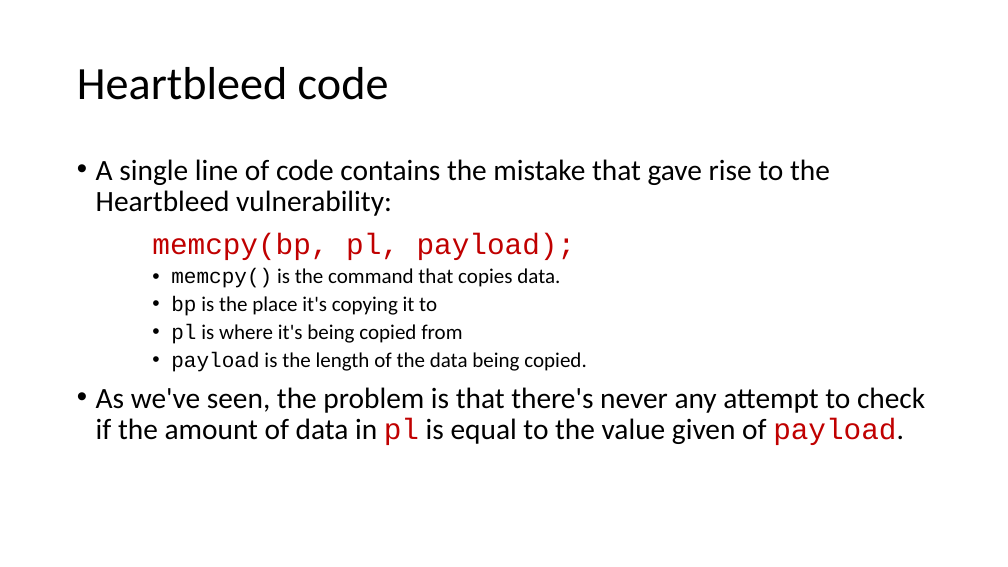
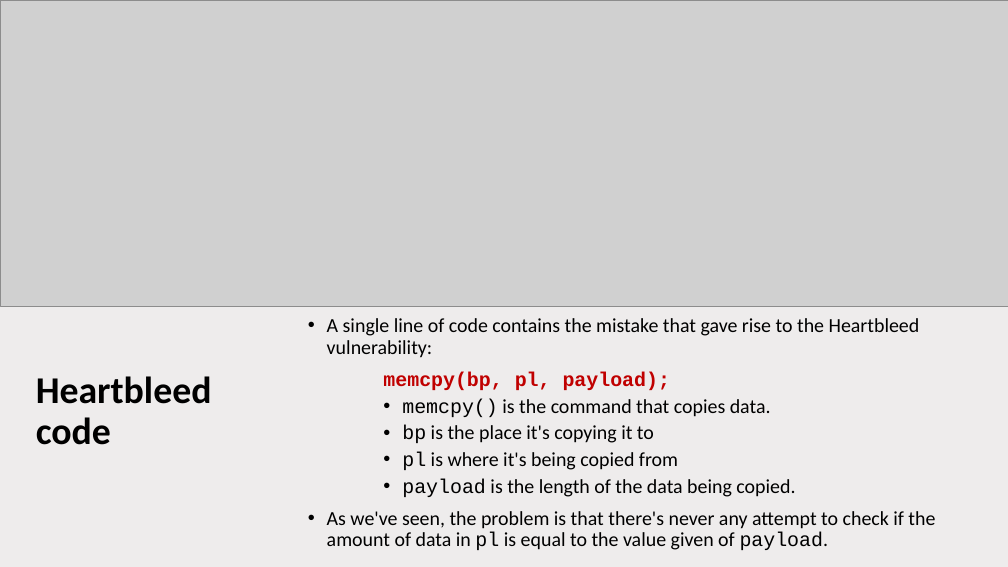
Before and after one commit to j2695203/MSDGithubRepo, a slide deck: slide 7 of my6014Repo/Presentation_Heartbleed.pptx (slide 6 before the commit). Drawn at 1008x567 pixels with LibreOffice and Linux fonts; fonts in the diff are those of the drawing; grey boxes stand for pictures. Boxes give left, top, right and bottom in pixels: in the first picture for what was removed or moved away, otherwise in the second. Text is boxed around its words. In the diff, an @@ line names an element or a change of style, - is before the commit and + after.

```diff
--- a/my6014Repo/Presentation_Heartbleed.pptx
+++ b/my6014Repo/Presentation_Heartbleed.pptx
@@ background #FFFFFF to #EAE7E7 at 78% opacity @@
@@ picture added at <box>0,0,1008,307</box> @@
@@ title "Heartbleed code": place and size @@
-title "Heartbleed code" at <box>77,67,389,100</box>
+title "Heartbleed code" at <box>36,376,212,445</box>
@@ title "Heartbleed code" at <box>36,376,212,445</box>: size 44 to 36 pt, bold on @@
@@ text "A single line of code ...": place and size @@
-text "A single line of code ..." at <box>96,159,925,445</box>
+text "A single line of code ..." at <box>327,318,935,550</box>
@@ text "A single line of code ..." at <box>327,318,935,550</box>: size 28 to 19 pt in "A single line of code contains the ...", "memcpy(bp, pl, payload);", "As we've seen, the problem is that ..."; bold on in "memcpy(bp, pl, payload);"; size 20 to 19 pt in "memcpy() is the command that copies data.", "bp is the place it's copying it ...", "pl is where it's being copied from", "payload is the length of the data ..."; text colour #C00000 to #000000 in "pl payload."; vertical alignment top to middle @@
```
Also in this commit, not shown: 5 other slides changed, 3 slides added, 2 slides removed, 15 other files.
